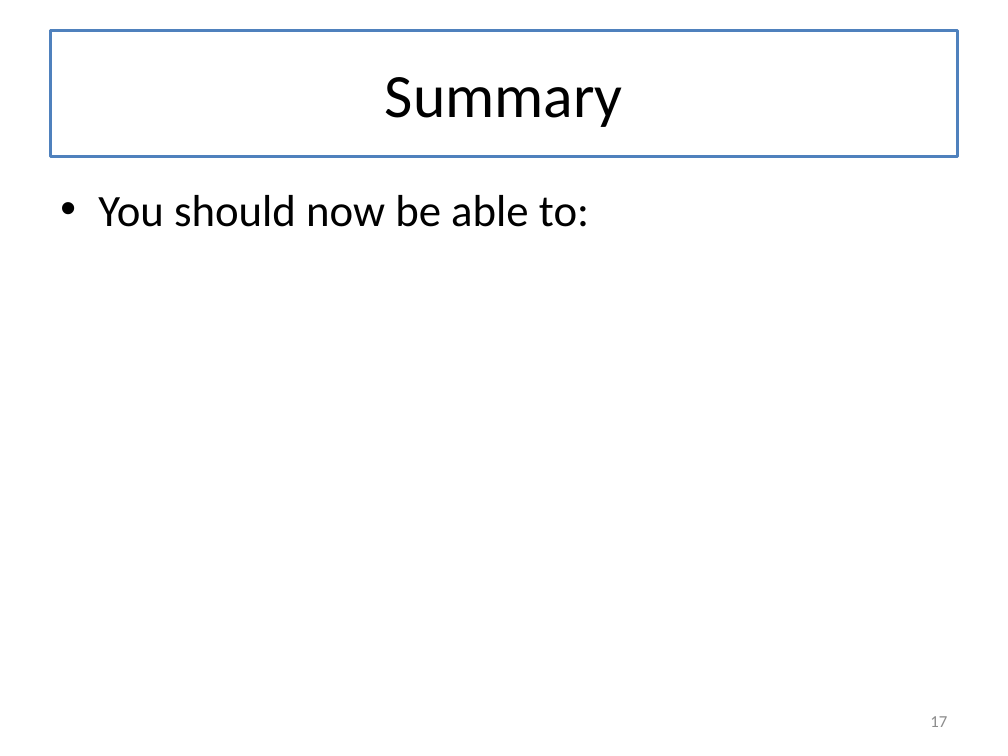
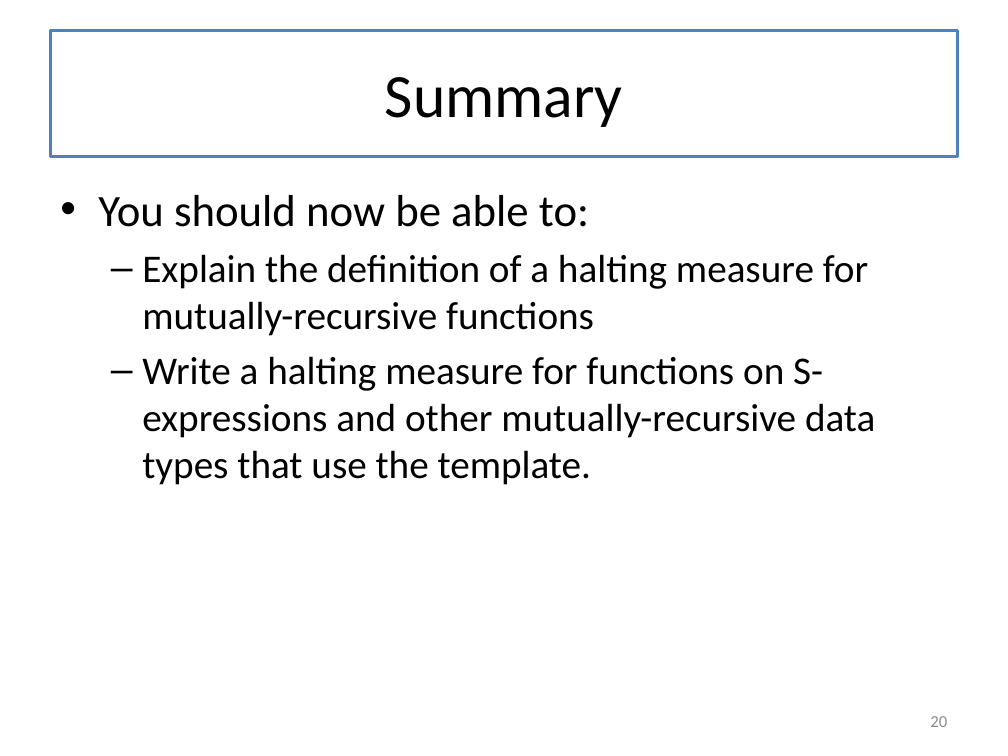
Before and after one commit to mwand/cs5010f16, a slide deck: slide 20 of Slides/Lesson 6.6 Halting Functions for Tree-Like Structures.pptx (slide 17 before the commit). Drawn at 1008x756 pixels with LibreOffice and Linux fonts; fonts in the diff are those of the drawing. Boxes give left, top, right and bottom in pixels: in the first picture for what was removed or moved away, otherwise in the second. Text is boxed around its words. In the diff, an @@ line names an element or a change of style, - is before the commit and + after.

```diff
--- a/Slides/Lesson 6.6 Halting Functions for Tree-Like Structures.pptx
+++ b/Slides/Lesson 6.6 Halting Functions for Tree-Like Structures.pptx
@@ text at [142, 254, 875, 485]: paragraphs added @@
+  – Explain the definition of a halting measure for mutually-recursive functions
+  – Write a halting measure for functions on S-expressions and other mutually-recursive data types that use the template.
@@ page number at [930, 716, 947, 727]: text changed @@
-17
+20
```
Also in this commit, not shown: 4 other slides changed, 4 slides added, 1 slide removed, 1 other file.
